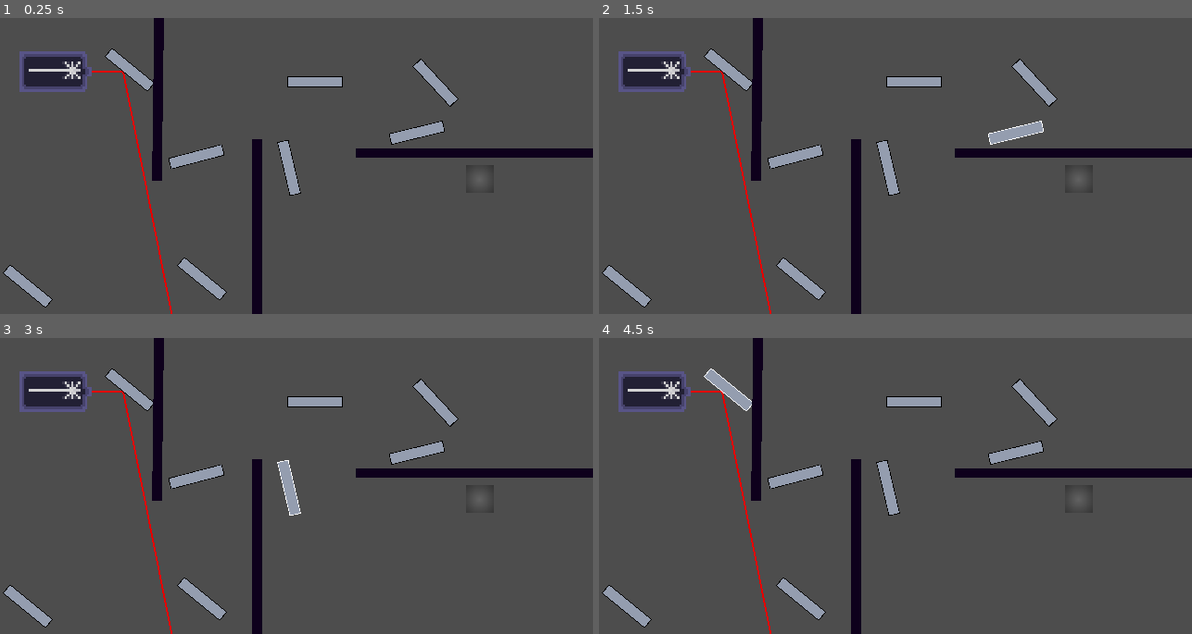
Above: before the commit, frames 1-4 (two rows, left to right).
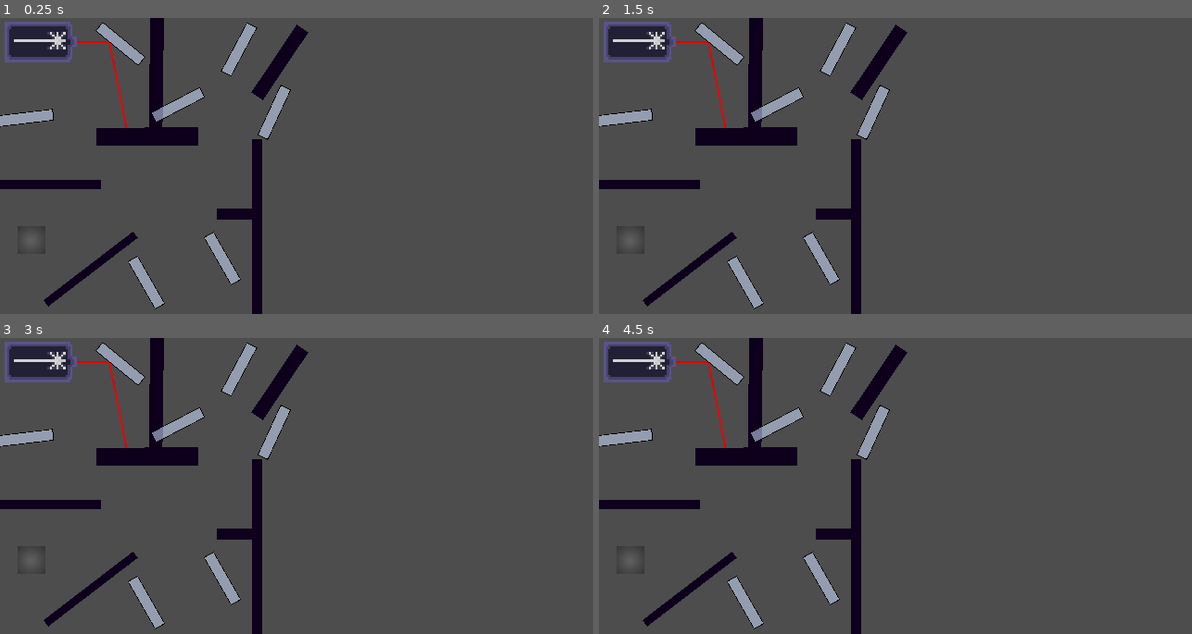
Above: after the commit, the same moments.

Repository: Glow-Project/gwj-60
Game: Godot game, scene res://levels/optics/optics.tscn
Same seed, same stepped clock (60 frames per second), same inputs: the game is played once before the commit and once after it. This scene is started directly instead of the project's main scene.
Inputs (mouse positions are in pixels of both pictures, inside the frame that each line leads up to):
- Up to frame 1 (0.25 s): no input
- Up to frame 2 (1.5 s): tap Enter at 0.5 s; move the mouse to (913, 83) at 0.52 s; click (913, 83) at 0.67 s; tap Space at 1.25 s; move the mouse to (1014, 133) at 1.27 s; click (1014, 133) at 1.42 s
- Up to frame 3 (3 s): tap Enter at 2 s; move the mouse to (432, 403) at 2.02 s; click (432, 403) at 2.17 s; tap Space at 2.75 s; move the mouse to (290, 488) at 2.77 s; click (290, 488) at 2.92 s
- Up to frame 4 (4.5 s): tap Enter at 3.5 s; move the mouse to (794, 477) at 3.52 s; click (794, 477) at 3.67 s; tap Space at 4.25 s; move the mouse to (729, 391) at 4.27 s; click (729, 391) at 4.42 s

The runs differ from the first frame. In frame 1, 13% of the frame differs, in the area x 0-100%, y 0-100%; in frame 2, 13%; in frame 3, 13%; in frame 4, 13%.

Commit message:
enhance level

Diff:
--- a/components/optics/LightSink.tscn
+++ b/components/optics/LightSink.tscn
@@ -21,6 +21,21 @@
 "values": [0.0, 1.0]
 }
 
+[sub_resource type="Animation" id="Animation_mjgy0"]
+resource_name = "LightLeave"
+tracks/0/type = "value"
+tracks/0/imported = false
+tracks/0/enabled = true
+tracks/0/path = NodePath("PointLight2D:energy")
+tracks/0/interp = 1
+tracks/0/loop_wrap = true
+tracks/0/keys = {
+"times": PackedFloat32Array(0, 1),
+"transitions": PackedFloat32Array(1, 3.36358),
+"update": 0,
+"values": [1.0, 0.0]
+}
+
 [sub_resource type="Animation" id="Animation_vssde"]
 length = 0.001
 tracks/0/type = "value"
@@ -34,21 +49,6 @@
 "transitions": PackedFloat32Array(1),
 "update": 0,
 "values": [0.0]
-}
-
-[sub_resource type="Animation" id="Animation_mjgy0"]
-resource_name = "LightLeave"
-tracks/0/type = "value"
-tracks/0/imported = false
-tracks/0/enabled = true
-tracks/0/path = NodePath("PointLight2D:energy")
-tracks/0/interp = 1
-tracks/0/loop_wrap = true
-tracks/0/keys = {
-"times": PackedFloat32Array(0, 1),
-"transitions": PackedFloat32Array(1, 3.36358),
-"update": 0,
-"values": [1.0, 0.0]
 }
 
 [sub_resource type="AnimationLibrary" id="AnimationLibrary_jlnxh"]
--- a/levels/Lab.gd
+++ b/levels/Lab.gd
@@ -6,7 +6,8 @@
 @onready var robot_head: RobotHead = $RobotHead
 @onready var minigames: Dictionary = {
 	"wires": preload("res://levels/wires/wires.tscn").instantiate(),
-	"logic": preload("res://levels/logicgates/logicgates.tscn").instantiate()
+	"logic": preload("res://levels/logicgates/logicgates.tscn").instantiate(),
+	"optics": preload("res://levels/optics/optics.tscn").instantiate()
 }
 
 func _ready() -> void:
@@ -32,3 +33,6 @@
 
 func _on_logic_minigame_select() -> void:
 	$MinigameViewport.minigame = minigames["logic"]
+
+func _on_optics_mingame_select() -> void:
+	$MinigameViewport.minigame = minigames["optics"]
--- a/levels/Lab.tscn
+++ b/levels/Lab.tscn
@@ -13,6 +13,7 @@
 [ext_resource type="PackedScene" uid="uid://dmn6hs2k6fno7" path="res://components/minigame_selector/MinigameSelector.tscn" id="11_rjiue"]
 [ext_resource type="Texture2D" uid="uid://bx4ddvffvn835" path="res://assets/visual/microchip.png" id="12_jnc5f"]
 [ext_resource type="Texture2D" uid="uid://di3cweafgpo4c" path="res://assets/visual/CPU.png" id="12_ulmjj"]
+[ext_resource type="Texture2D" uid="uid://clf1wnq1qt3mp" path="res://assets/visual/laser.png" id="13_brvkl"]
 
 [node name="Lab" type="Node2D"]
 script = ExtResource("1_6l1vn")
@@ -69,8 +70,14 @@
 position = Vector2(32, 100)
 texture = ExtResource("12_ulmjj")
 
+[node name="OpticsMingame" parent="." instance=ExtResource("11_rjiue")]
+position = Vector2(74, 105)
+scale = Vector2(0.75, 0.75)
+texture = ExtResource("13_brvkl")
+
 [node name="Mouse" parent="." instance=ExtResource("10_tpgvr")]
 top_level = true
 
 [connection signal="select" from="WiresMinigameSelector" to="." method="_on_wires_minigame_selector_select"]
 [connection signal="select" from="LogicMinigame" to="." method="_on_logic_minigame_select"]
+[connection signal="select" from="OpticsMingame" to="." method="_on_optics_mingame_select"]
--- a/levels/optics/optics.gd
+++ b/levels/optics/optics.gd
@@ -2,9 +2,9 @@
 
 class_name Wall
 
-# Called when the node enters the scene tree for the first time.
-func _ready():
-	pass
+func _input(event: InputEvent) -> void:
+	for mirror in $Mirrors.get_children():
+		mirror._input(event)
 
 # Called every frame. 'delta' is the elapsed time since the previous frame.
 func _process(delta):
@@ -36,3 +36,6 @@
 			).bounce($RayCast.get_collision_normal())
 		$RayCast.global_position = $RayCast.get_collision_point() + reflect_target.normalized()*2
 		$RayCast.target_position = reflect_target.normalized()*300
+
+func validate() -> String:
+	return "" if $LightSink.highlighted else "target did not receive laser beam"
--- a/levels/optics/optics.tscn
+++ b/levels/optics/optics.tscn
@@ -15,50 +15,19 @@
 collide_with_areas = true
 
 [node name="LaserBeam" type="Line2D" parent="."]
-points = PackedVector2Array(19, 74, 105, 74, 172, 40, 262, 118)
+points = PackedVector2Array(19, 74, 103, 75, 105, 74, 172, 40, 262, 118)
 width = 1.0
 default_color = Color(0.905882, 0, 0, 1)
 joint_mode = 2
 
 [node name="Emitter" type="Sprite2D" parent="."]
 texture_filter = 1
-position = Vector2(30, 29)
+position = Vector2(22, 13)
 scale = Vector2(1.21293, 1.375)
 texture = ExtResource("2_fcxso")
 
-[node name="Mirror" parent="." instance=ExtResource("2_isxrc")]
-position = Vector2(170, 34.5)
-
-[node name="Mirror2" parent="." instance=ExtResource("2_isxrc")]
-position = Vector2(225, 62)
-rotation = -0.237941
-
-[node name="Mirror3" parent="." instance=ExtResource("2_isxrc")]
-position = Vector2(235, 35)
-rotation = 0.823265
-
-[node name="Mirror4" parent="." instance=ExtResource("2_isxrc")]
-position = Vector2(156, 81)
-rotation = 1.3425
-
-[node name="Mirror5" parent="." instance=ExtResource("2_isxrc")]
-position = Vector2(106, 75)
-rotation = 2.88518
-
-[node name="Mirror6" parent="." instance=ExtResource("2_isxrc")]
-position = Vector2(70, 28)
-rotation = 3.82839
-
-[node name="Mirror7" parent="." instance=ExtResource("2_isxrc")]
-position = Vector2(15, 145)
-rotation = 3.82839
-
-[node name="Mirror8" parent="." instance=ExtResource("2_isxrc")]
-position = Vector2(109, 141)
-rotation = 3.82839
-
 [node name="LightSink" parent="." instance=ExtResource("3_y0mhm")]
-position = Vector2(259, 87)
+position = Vector2(17, 120)
 
 [node name="Wall" parent="." instance=ExtResource("5_7uqgw")]
 position = Vector2(138.687, 113.075)
@@ -66,11 +35,65 @@
 scale = Vector2(1.9023, 5.65697)
 
 [node name="Wall2" parent="." instance=ExtResource("5_7uqgw")]
-position = Vector2(256, 72.9364)
-rotation = 3.14159
-scale = Vector2(2.56214, 5.29549)
+position = Vector2(128.197, 106)
+scale = Vector2(0.447865, 5.65697)
 
 [node name="Wall3" parent="." instance=ExtResource("5_7uqgw")]
-position = Vector2(85.2584, 43.9562)
+position = Vector2(84.3645, 31.7571)
 rotation = 4.72528
-scale = Vector2(1.76032, 5.29549)
+scale = Vector2(1.27286, 7.39754)
+
+[node name="Wall4" parent="." instance=ExtResource("5_7uqgw")]
+position = Vector2(27, 90)
+rotation = 3.14159
+scale = Vector2(1.10032, 5.29549)
+
+[node name="Wall6" parent="." instance=ExtResource("5_7uqgw")]
+position = Vector2(48.8617, 135.71)
+rotation = 2.48709
+scale = Vector2(1.21994, 4.27003)
+
+[node name="Wall7" parent="." instance=ExtResource("5_7uqgw")]
+position = Vector2(92.5, 63.8928)
+scale = Vector2(0.58, 9.7855)
+
+[node name="Wall8" parent="." instance=ExtResource("5_7uqgw")]
+position = Vector2(151, 24)
+rotation = 2.16072
+scale = Vector2(0.881091, 7.57099)
+
+[node name="Wall5" parent="." instance=ExtResource("5_7uqgw")]
+position = Vector2(67.4156, 64.1022)
+rotation = 3.14159
+scale = Vector2(0.606942, 9.49997)
+
+[node name="Mirrors" type="Node2D" parent="."]
+
+[node name="Mirror" parent="Mirrors" instance=ExtResource("2_isxrc")]
+position = Vector2(96, 47)
+rotation = -0.479966
+scale = Vector2(1, 1)
+
+[node name="Mirror3" parent="Mirrors" instance=ExtResource("2_isxrc")]
+position = Vector2(148, 51)
+rotation = 2.00189
+
+[node name="Mirror5" parent="Mirrors" instance=ExtResource("2_isxrc")]
+position = Vector2(120, 130)
+rotation = 1.05243
+
+[node name="Mirror9" parent="Mirrors" instance=ExtResource("2_isxrc")]
+position = Vector2(79, 143)
+rotation = 1.05243
+
+[node name="Mirror6" parent="Mirrors" instance=ExtResource("2_isxrc")]
+position = Vector2(65, 14)
+rotation = -2.4548
+
+[node name="Mirror7" parent="Mirrors" instance=ExtResource("2_isxrc")]
+position = Vector2(129, 17)
+rotation = -1.08036
+
+[node name="Mirror8" parent="Mirrors" instance=ExtResource("2_isxrc")]
+position = Vector2(14, 54)
+rotation = -0.118682
Not shown: 1 places in levels/Lab.tscn that only renumber resources
